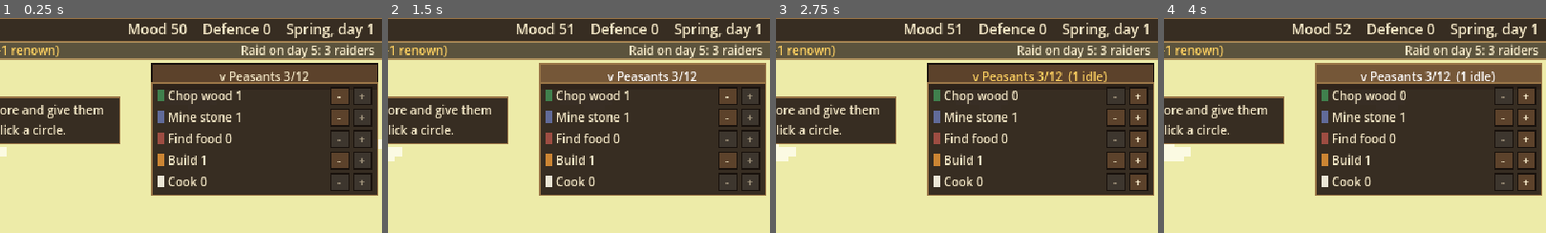
Above: before the commit, frames 1-4 (left to right).
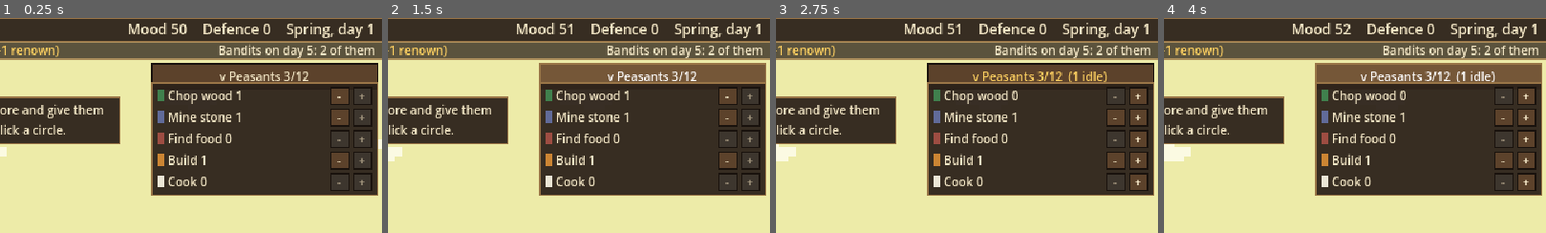
Above: after the commit, the same moments.

Repository: henrikmoepe-del/basebygger
Game: Godot game, scene res://scenes/main.tscn
The game is run twice, just before and just after one commit, with the same random seed, the same clock (stepped at 60 frames per second) and the same inputs.
Inputs:
- Up to frame 1 (0.25 s): no input
- Up to frame 2 (1.5 s): click "v Peasants 3/12" at 0.5 s; click "> Peasants 3/12" at 1.25 s
- Up to frame 3 (2.75 s): click "-" at 2 s
- Up to frame 4 (4 s): click "v Peasants 3/12 (1 idle)" at 2.75 s; click "> Peasants 3/12 (1 idle)" at 3.5 s
The pictures show only the part of the screen within x 50-100%, y 0-50%; the shares and areas given below are measured in that part.

The runs differ from the first frame. In frame 1, 1.0% of the frame differs, in the area x 57-98%, y 12-19%; in frame 2, 1.0%; in frame 3, 1.0%; in frame 4, 1.0%.

Commit message:
Raid kinds: bandits, raiders and warbands, each with its own size, toughness, speed, look and renown; the next kind shows in the raid line
Co-Authored-By: Claude Opus 5.5 <noreply@anthropic.com>
Claude-Session: https://claude.ai/code/session_01Wsv7LZNopCGMDHk4p6tRWt

Diff:
--- a/scripts/event_data.gd
+++ b/scripts/event_data.gd
@@ -39,12 +39,36 @@
 ## How fast a hurt peasant works and walks.
 const HURT_PACE := 0.5
 const CHECK_TIME := 45.0
+
+## The kinds of raid. Which comes next is picked when the last one ends
+## (GameState.next_raid_kind), from those whose "from_raid" has come, by
+## "weight"; the first raid is always the first kind here.
+##   size, hp, speed, renown  times those of an ordinary raid
+##   body, armour             colours of the raiders (armour: "" for none)
+##   shield                   true: they carry shields
+const RAID_KINDS := {
+	"bandits": {
+		"name": "Bandits", "arrives": "Bandits approach from the west!", "from_raid": 0, "weight": 1.0,
+		"size": 0.6, "hp": 0.7, "speed": 1.5, "renown": 0.5,
+		"body": Color(0.48, 0.36, 0.22), "armour": "", "shield": false,
+	},
+	"raiders": {
+		"name": "Raiders", "arrives": "Raiders approach from the west!", "from_raid": 1, "weight": 2.0,
+		"size": 1.0, "hp": 1.0, "speed": 1.0, "renown": 1.0,
+		"body": Color(0.70, 0.16, 0.16), "armour": "", "shield": false,
+	},
+	"warband": {
+		"name": "Warband", "arrives": "A warband marches from the west!", "from_raid": 2, "weight": 1.0,
+		"size": 1.5, "hp": 1.4, "speed": 0.8, "renown": 2.0,
+		"body": Color(0.40, 0.10, 0.12), "armour": Color(0.55, 0.56, 0.60), "shield": true,
+	},
+}
 const CHANCE := 0.3
 
 const EVENTS := {
 	"raid": {
 		"name": "Raid",
-		"start_text": "Raiders approach from the west! {raiders} of them",
+		"start_text": "{raid_arrives} {raiders} of them",
 		"schedule": {"from_day": 5, "every_days": 3},
 		"until_done": true,
 		"effects": {},
--- a/scripts/game_state.gd
+++ b/scripts/game_state.gd
@@ -229,6 +229,8 @@
 var events := {}
 ## The last messages, oldest first, each {"day", "text"} (the Log button).
 var messages := []
+## The kind of the next raid (see EventData.RAID_KINDS).
+var next_raid_kind := "bandits"
 ## What belongs to an event going on: {"offer": index} for a trader,
 ## {"person": id} for whoever an accident hurt.
 var event_info := {}
@@ -513,12 +515,34 @@
 ## How many raiders come next time. A rich keep draws more of them.
 func raid_size() -> int:
 	var greed: float = (1.0 + CastleData.KEEP_RAID_GROWTH * part_levels.keep) * (1.0 + effect_total("raid_size"))
-	return roundi((RAID_BASE_SIZE + RAID_SIZE_GROWTH * raids_faced) * greed)
+	return maxi(roundi((RAID_BASE_SIZE + RAID_SIZE_GROWTH * raids_faced) * greed * raid_kind().size), 1)
+
+
+## What the next raid (or the one going on) is like (see EventData.RAID_KINDS).
+func raid_kind() -> Dictionary:
+	return EventData.RAID_KINDS.get(next_raid_kind, EventData.RAID_KINDS.raiders)
+
+
+## Picks the kind of the next raid, from those whose time has come.
+func _pick_raid_kind() -> void:
+	var total := 0.0
+	var allowed := []
+	for kind: String in EventData.RAID_KINDS:
+		if raids_faced >= EventData.RAID_KINDS[kind].from_raid:
+			allowed.append(kind)
+			total += EventData.RAID_KINDS[kind].weight
+	var roll := randf() * total
+	for kind: String in allowed:
+		roll -= EventData.RAID_KINDS[kind].weight
+		if roll <= 0.0:
+			next_raid_kind = kind
+			return
+	next_raid_kind = allowed.back()
 
 
 ## How much each raider of the next raid can take.
 func raider_hp() -> float:
-	return RAIDER_BASE_HP * pow(RAIDER_HP_GROWTH, raids_faced)
+	return RAIDER_BASE_HP * pow(RAIDER_HP_GROWTH, raids_faced) * raid_kind().hp
 
 
 ## The raid event has started: raiders.gd sends them in from the west.
@@ -567,7 +591,7 @@
 
 func _resolve_raid(won: bool) -> void:
 	if won:
-		var reward := RAID_BASE_RENOWN + raids_faced / 3 + int(skill_total("raid_renown"))
+		var reward := maxi(roundi((RAID_BASE_RENOWN + raids_faced / 3 + int(skill_total("raid_renown"))) * raid_kind().renown), 1)
 		renown += reward
 		raids_won += 1
 		announced.emit("Raid repelled! +%d renown" % reward)
@@ -741,6 +765,9 @@
 		hurt.hurt = false
 		peasants_changed.emit()
 	event_info.erase(id)
+	if id == "raid":
+		# The next raid's kind is known from now on.
+		_pick_raid_kind()
 	resources_changed.emit()
 	events_changed.emit()
 
@@ -751,6 +778,7 @@
 	var hurt := person(int(event_info.get(id, {}).get("person", -1))) if id != "" else {}
 	return text.format({
 		"raiders": raid_size(),
+		"raid_arrives": raid_kind().arrives,
 		"offer": "%s for %s" % [amounts_text(offer.give), amounts_text(offer.get)] if not offer.is_empty() else "",
 		"person": person_title(hurt) if not hurt.is_empty() else "",
 	})
@@ -1606,6 +1634,7 @@
 		"events": events,
 		"event_counts": event_counts,
 		"event_info": event_info,
+		"next_raid_kind": next_raid_kind,
 		"messages": messages,
 		"policies": policies,
 		"boosts": boosts,
@@ -1665,6 +1694,7 @@
 	events.clear()
 	event_counts.clear()
 	event_info.clear()
+	next_raid_kind = EventData.RAID_KINDS.keys()[0]
 	messages.clear()
 	_event_timer = 0.0
 	policies.clear()
@@ -1748,6 +1778,9 @@
 		for message: Variant in saved_messages.slice(-LOG_SIZE):
 			if message is Dictionary and message.get("text") is String:
 				messages.append({"day": int(message.get("day", 1)), "text": message.text})
+	next_raid_kind = str(data.get("next_raid_kind", EventData.RAID_KINDS.keys()[0]))
+	if not EventData.RAID_KINDS.has(next_raid_kind):
+		next_raid_kind = "raiders"
 	event_info.clear()
 	var saved_info: Variant = data.get("event_info")
 	if saved_info is Dictionary:
--- a/scripts/hud.gd
+++ b/scripts/hud.gd
@@ -584,9 +584,9 @@
 	goal_label.text = "Goal: %s  (+%d renown)" % [quest.text, quest.renown] if not quest.is_empty() else "All goals reached"
 
 	if GameState.raid_incoming:
-		raid_label.text = "Raid! %d raiders left" % GameState.raiders_left
+		raid_label.text = "%s! %d left" % [GameState.raid_kind().name, GameState.raiders_left]
 	else:
-		raid_label.text = "Raid on day %d: %d raiders" % [GameState.next_raid_day(), GameState.raid_size()]
+		raid_label.text = "%s on day %d: %d of them" % [GameState.raid_kind().name, GameState.next_raid_day(), GameState.raid_size()]
 	raid_label.add_theme_color_override("font_color", UiTheme.BAD if GameState.raid_incoming else UiTheme.PARCHMENT)
 	rank_label.text = "Castle rank %d  (%d of %d levels to the next)" % [
 		GameState.castle_rank(), GameState.total_levels(), GameState.levels_for_next_rank()]
--- a/scripts/raiders.gd
+++ b/scripts/raiders.gd
@@ -53,6 +53,8 @@
 var _palisade_hp := 0.0
 var _palisade_max := 0.0
 var _fleeing := false
+## The kind of the raid being fought (see EventData.RAID_KINDS).
+var _kind: Dictionary = {}
 
 
 func _ready() -> void:
@@ -70,6 +72,7 @@
 
 func _on_raid_started() -> void:
 	_fleeing = false
+	_kind = GameState.raid_kind()
 	_raiders.clear()
 	_arrows.clear()
 	for i in GameState.raid_size():
@@ -121,7 +124,7 @@
 			stop = minf(stop, foe.position.x - MELEE_REACH)
 		# Don't walk through the raider in front.
 		stop = minf(stop, front - 5.0)
-		raider.x = minf(raider.x + SPEED * delta, stop)
+		raider.x = minf(raider.x + SPEED * _kind.get("speed", 1.0) * delta, stop)
 		front = raider.x
 		if palisade_holds() and raider.x >= CastleData.PALISADE_X - PALISADE_STAND - 24.0:
 			_palisade_hp -= RAIDER_DAMAGE * delta
@@ -180,7 +183,7 @@
 	raider.hp -= damage
 	if raider.hp <= 0.0:
 		raider.fallen = 0.0
-		get_tree().call_group("effects", "burst", to_global(Vector2(raider.x, -8)), BODY, 4)
+		get_tree().call_group("effects", "burst", to_global(Vector2(raider.x, -8)), _kind.get("body", BODY), 4)
 		_report()
 
 
@@ -221,11 +224,19 @@
 		var x: float = raider.x
 		if raider.fallen >= 0.0:
 			# Lying on the ground.
-			draw_rect(Rect2(x - 6, -4, 12, 4), Color(BODY, 1.0 - raider.fallen / FALL_TIME))
-			continue
-		draw_rect(Rect2(x - 3, -10, 6, 10), BODY)
+			draw_rect(Rect2(x - 6, -4, 12, 4), Color(_kind.get("body", BODY), 1.0 - raider.fallen / FALL_TIME))
+			continue
+		var body: Color = _kind.get("body", BODY)
+		draw_rect(Rect2(x - 3, -10, 6, 10), body)
 		draw_rect(Rect2(x - 2, -14, 4, 4), SKIN)
 		draw_rect(Rect2(x + 4, -16, 1, 14), BLADE)
+		if _kind.get("armour", "") is Color:
+			# A helmet and a mail shirt.
+			draw_rect(Rect2(x - 3, -15, 6, 2), _kind.armour)
+			draw_rect(Rect2(x - 3, -10, 6, 4), _kind.armour)
+		if _kind.get("shield", false):
+			draw_rect(Rect2(x + 2, -11, 4, 7), CastleData.WOOD)
+			draw_rect(Rect2(x + 3, -9, 2, 3), body)
 		if raider.hp < raider.max:
 			draw_rect(Rect2(x - 4, -19, 8, 2), BAR_BACK)
 			draw_rect(Rect2(x - 4, -19, 8.0 * raider.hp / raider.max, 2), BAR)
--- a/tests/screenshot.gd
+++ b/tests/screenshot.gd
@@ -43,6 +43,8 @@
 	"trader_fire": {"levels": {"walls": 1, "stockhouse": 2}, "stock": {"wood": 150, "stone": 80, "food": 150, "planks": 20, "iron": 0}, "part": "", "camera": [690, -40, 2.0], "shots": 1, "events": ["trader", "fire"]},
 	"accident": {"levels": {"stockhouse": 2}, "part": "walls", "camera": [330, -40, 2.0], "shots": 2, "events": ["accident"]},
 	"hurt_close": {"levels": {"stockhouse": 2}, "part": "walls", "camera": [330, -10, 6.0], "shots": 40, "events": ["accident"], "follow_hurt": true},
+	"warband": {"levels": {"walls": 2, "palisade": 1, "watchtower": 1}, "part": "", "camera": [-800, -40, 2.0], "shots": 1, "raid_kind": "warband", "events": ["raid"]},
+	"bandits": {"levels": {"walls": 2, "palisade": 1, "watchtower": 1}, "part": "", "camera": [-720, -40, 2.0], "shots": 1, "raid_kind": "bandits", "events": ["raid"]},
 	"rooms_picker": {"levels": {"walls": 3, "keep": 2}, "part": "", "camera": [-205, 10, 1.5], "shots": 1, "picker": true},
 	"gate": {"levels": {"walls": 2}, "part": "gate", "camera": [30, -40, 2.0], "shots": 5},
 	"tavern": {"levels": {"walls": 1}, "part": "tavern", "camera": [1170, -45, 2.0], "shots": 5},
@@ -124,6 +126,8 @@
 		for policy: String in plan.policies:
 			gs.toggle_policy(policy)
 		current_scene.get_node("HUD").policies_button.button_pressed = true
+	if plan.has("raid_kind"):
+		gs.next_raid_kind = plan.raid_kind
 	for event: String in plan.get("events", []):
 		gs.start_event(event)
 	if plan.has("stock"):
--- a/tests/test_raid.gd
+++ b/tests/test_raid.gd
@@ -65,8 +65,23 @@
 	var reached: bool = gs.raids_faced == 2 and gs.raids_won == 1 and not gs.raid_incoming
 	print("%s undefended castle: reached the castle after %.0f s, raids faced %d, won %d" % [
 		"ok  " if reached else "FAIL", took, gs.raids_faced, gs.raids_won])
-	print("ALL OK" if beaten and reached else "SOMETHING FAILED")
 	Engine.time_scale = 1.0
+	var all_ok := beaten and reached
+	# Raid kinds: each kind has its own size, and later raids can be any kind.
+	var sizes := {}
+	for kind: String in gs.EventData.RAID_KINDS:
+		gs.next_raid_kind = kind
+		sizes[kind] = gs.raid_size()
+	print("raid %d: sizes by kind %s" % [gs.raids_faced, sizes])
+	all_ok = all_ok and sizes.bandits < sizes.raiders and sizes.raiders < sizes.warband
+	var seen := {}
+	for i in 60:
+		gs._pick_raid_kind()
+		seen[gs.next_raid_kind] = true
+	print("kinds picked for later raids: %s" % [seen.keys()])
+	all_ok = all_ok and seen.size() == gs.EventData.RAID_KINDS.size()
+	print("ALL OK" if all_ok else "SOMETHING FAILED")
+
 	# Leave no save behind: the next test starts from a new game.
 	DirAccess.remove_absolute(ProjectSettings.globalize_path(gs.save_path))
 	quit()
